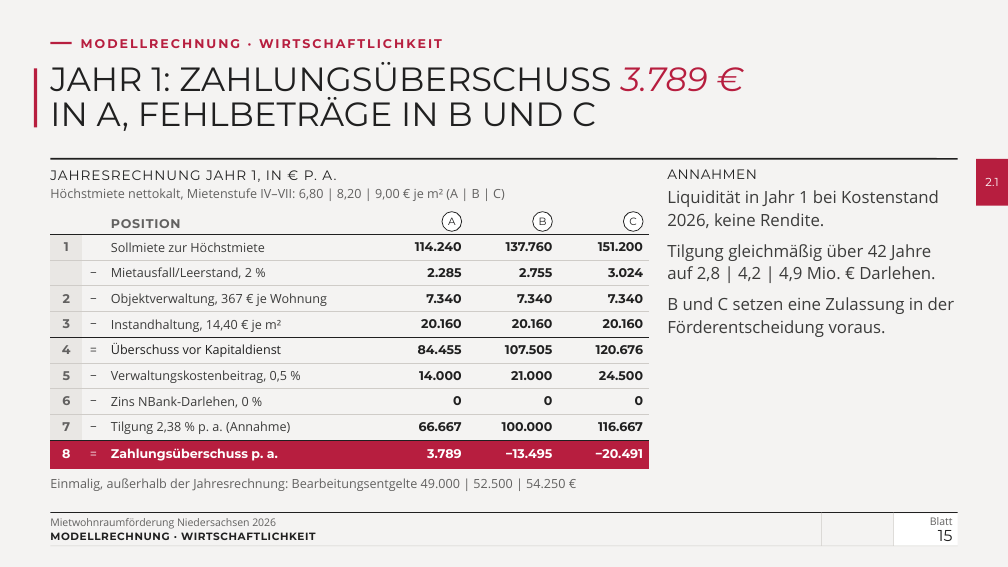
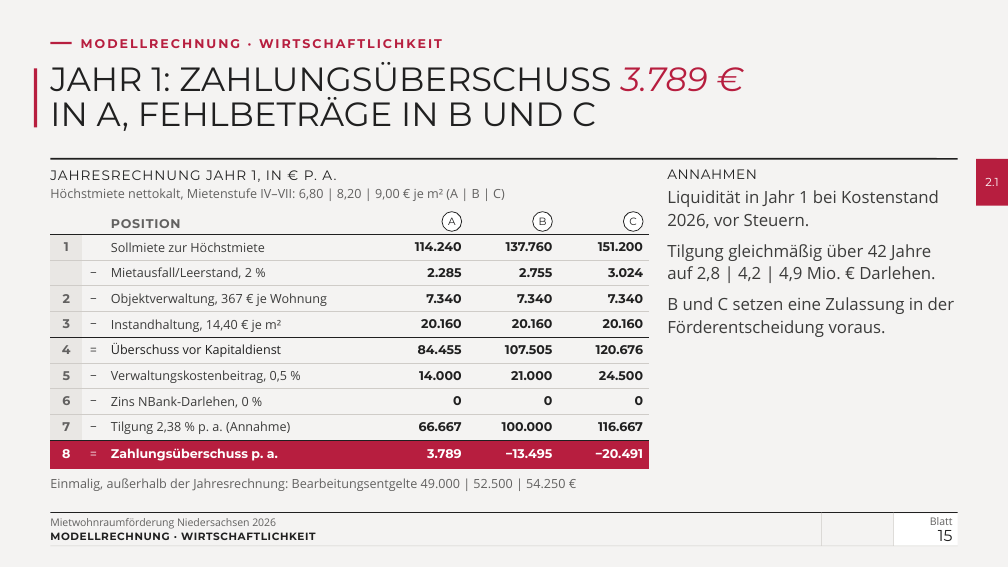
Before and after one commit to vgedaschko/NBank, a slide deck: slide 15 of praesentation/dist/PGN-Mietwohnraumfoerderung-Niedersachsen-2026-Vortrag.pptx. Drawn at 1008x567 pixels with LibreOffice and Linux fonts; fonts in the diff are those of the drawing; background and template pictures are left out. Boxes give left, top, right and bottom in pixels: in the first picture for what was removed or moved away, otherwise in the second. Text is boxed around its words. In the diff, an @@ line names an element or a change of style, - is before the commit and + after.

```diff
--- a/praesentation/dist/PGN-Mietwohnraumfoerderung-Niedersachsen-2026-Vortrag.pptx
+++ b/praesentation/dist/PGN-Mietwohnraumfoerderung-Niedersachsen-2026-Vortrag.pptx
@@ text at <box>667,190,939,228</box>: text changed @@
-Liquidität in Jahr 1 bei Kostenstand 2026, keine Rendite.
+Liquidität in Jahr 1 bei Kostenstand 2026, vor Steuern.
```
Also in this commit, not shown: 7 other slides changed, 1 slide added, 17 other files.
